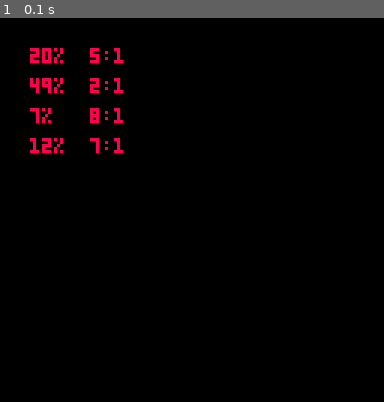
Above: before the commit, frame 1.
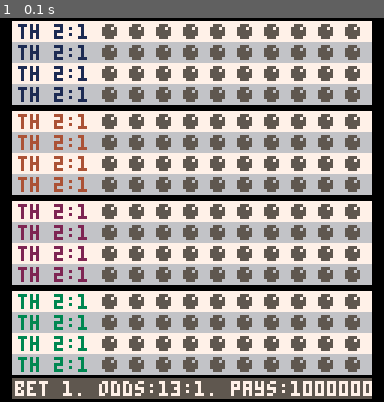
Above: after the commit, the same moment.

Repository: suspicious-smoke/club-bets-pico8
Game: PICO-8 cartridge club-bets.p8
Two runs of this game, one before a commit and one after it. Both use one fixed random seed, a clock stepped at 60 frames per second and the inputs below.
Inputs:
- Up to frame 1 (0.1 s): no input

The runs differ from the first frame. In frame 1, 87% of the frame differs, in the area x 3-97%, y 0-100%.

Commit message:
work on ui

Diff:
--- a/club-bets.p8
+++ b/club-bets.p8
@@ -43,11 +44,26 @@
 
 function _draw()
 	cls()
+--	for i=1,4 do
+--		print(odds[i].."%",10,8*i)
+--		print(get_display_odds(odds[i])..":1",30,8*i)
+--	end
+bet_sel=1
+	dashes="-------------------------------"
+	local gc={1,4,2,3}
+	grd_off=3
 	for i=1,4 do
-		print(odds[i].."%",10,10*i)
-		print(get_display_odds(odds[i])..":1",30,10*i)
-	end
-
+		for j=1,4 do
+			rrectfill(4,j*7+(i-1)*30-9+grd_off,120,7,0,6+j%2)
+			print("th 2:1",6,j*7+(i-1)*30-8+grd_off,gc[i])
+			for k=1,10 do
+			print("●",24+k*9,j*7+(i-1)*30-8+grd_off,5)
+		end
+		end
+	end
+	--info area
+	rrectfill(4,120,120,7,0,5)
+	print("bet "..bet_sel..". odds:13:1"..". pays:1000000",5,121,7)
 	_drw()
 
 	--debug
